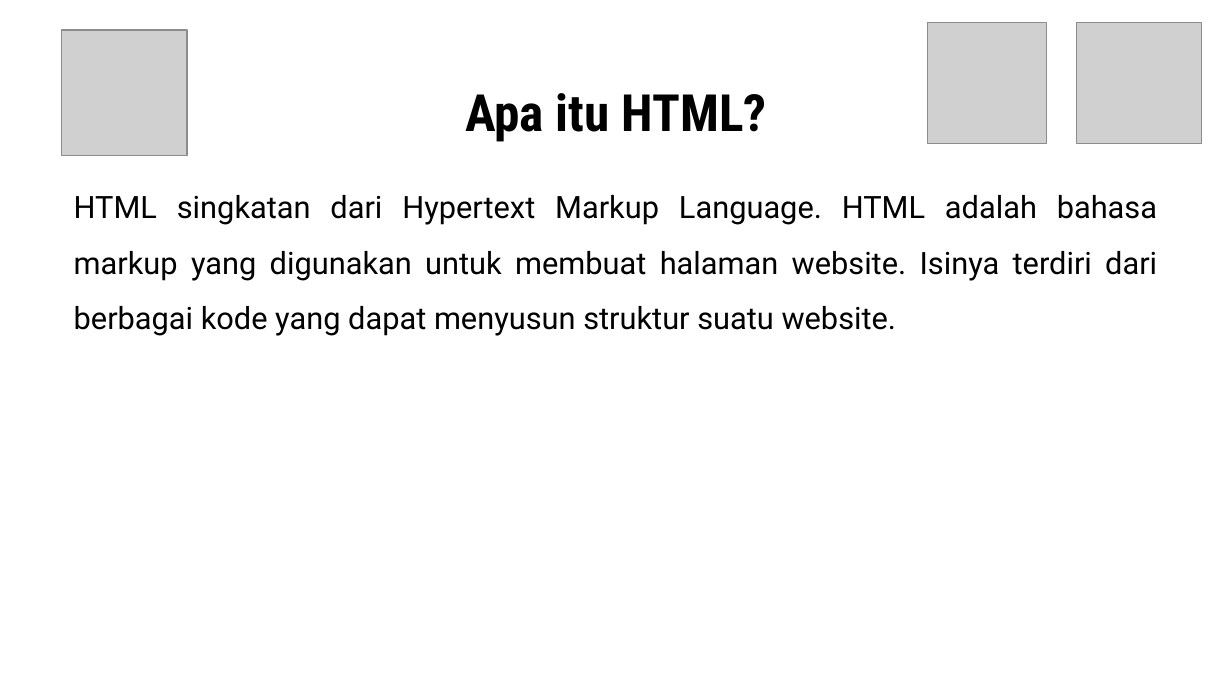
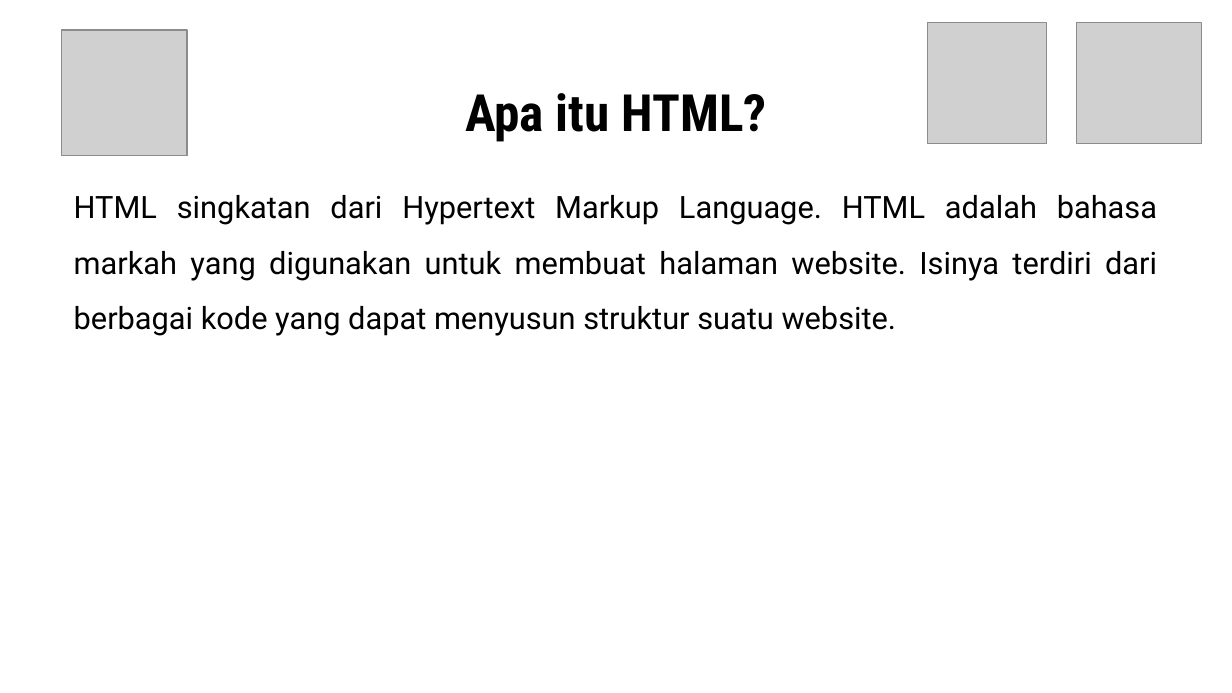
Before and after one commit to hako-975/UNPAM-File, a slide deck: slide 4 of semester 5/PKM/PPT Workshop Portofolio UNPAM.pptx. Drawn at 1232x693 pixels with LibreOffice and Linux fonts; fonts in the diff are those of the drawing; grey boxes stand for pictures. Boxes give left, top, right and bottom in pixels: in the first picture for what was removed or moved away, otherwise in the second. Text is boxed around its words. In the diff, an @@ line names an element or a change of style, - is before the commit and + after.

```diff
--- a/semester 5/PKM/PPT Workshop Portofolio UNPAM.pptx
+++ b/semester 5/PKM/PPT Workshop Portofolio UNPAM.pptx
@@ text at [74,195,1157,336]: text changed @@
-HTML singkatan dari Hypertext Markup Language. HTML adalah bahasa markup yang digunakan untuk membuat halaman website. Isinya terdiri dari berbagai kode yang dapat menyusun struktur suatu website.
+HTML singkatan dari Hypertext Markup Language. HTML adalah bahasa markah yang digunakan untuk membuat halaman website. Isinya terdiri dari berbagai kode yang dapat menyusun struktur suatu website.
```
Also in this commit, not shown: 4 other slides changed, 1 slide removed, 3 other files.
